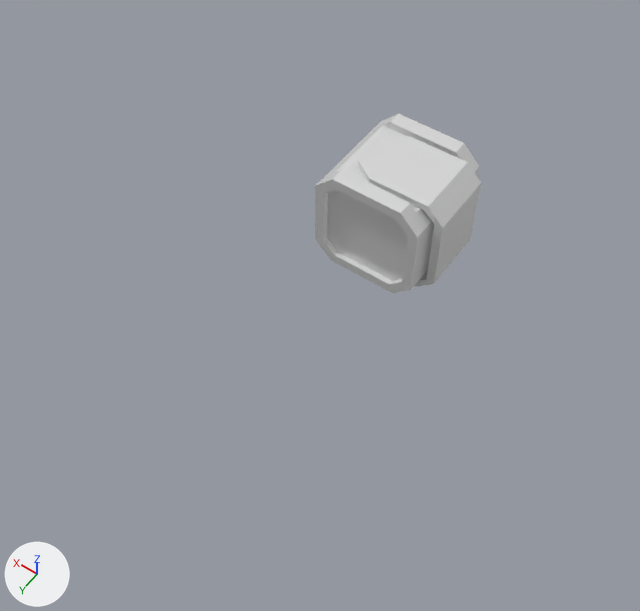
Two versions of the Blender file models/freighter01.blend, one commit apart.
Both versions are drawn from a 50 mm camera at (-5.28, 9.64, 11.08) aimed at (-0.07, 2.35, -0.38). Lighting does not change. The marker at lower left points along +X, +Y and +Z.

The first picture shows 'Clamp', 'Container'.
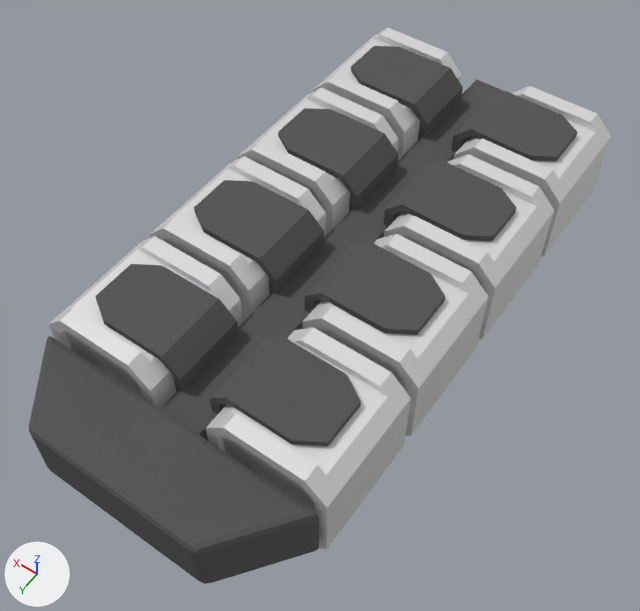
Commit message: continue work on freighter model

ob_cube_002 is not drawn itself; it is used by a modifier of ob_container.
ob_cube_004 is not drawn itself; it is used by a modifier of ob_clamp.

Where the change shows, as pixel boxes [x1, y1, x2, y2] in the pictures (640 x 611 px):
'Container', moved, modifiers changed: before [315, 113, 479, 293]; after [49, 28, 611, 549]
'Clamp', recoloured, moved, modifiers changed, rescaled (white to grey): before [358, 135, 481, 287]; after [95, 46, 577, 446]
'Bow', added: after [29, 336, 319, 584]
'Cube', added: after [161, 79, 505, 441]

The change, as a diff of the scene's bpy script:
```diff
--- a/models/freighter01.blend.py
+++ b/models/freighter01.blend.py
@@ me_cube_003 @@
 me_cube_003.from_pydata(...)  # 16 vertices, 10 faces; spans x -0.81..1.0, y -1.0..1.0, z -1.0..1.0
 # used by ob_clamp; location = (-0.43, 0.0, 0.0); scale = (1.0, 0.626, 1.0)
-me_cube_003.materials.append(mat_material)  # white #e7e7e7
+# me_cube_003 part 1: the whole mesh is scaled about its middle by (1, 0.626, 1)
+me_cube_003.materials.append(mat_hullmaterial)  # dark grey #565656
@@ me_plane @@
+me_plane.from_pydata([(-1.0, -1.0, 0.0), (1.0, -1.0, 0.0), (-1.0, 1.0, 0.0), (1.0, 1.0, 0.0)], [], [(0, 1, 3, 2)])
@@ me_cube_005 @@
+me_cube_005.from_pydata([(-2.48, -0.32, -0.61), (-2.48, -0.32, 0.61), (-1.5, 1.0, -0.61), (-1.5, 1.0, 0.61), (2.48, -0.32, -0.61), (2.48, -0.32, 0.61), (1.5, 1.0, -0.61), (1.5, 1.0, 0.61)], [], [(0, 1, 3, 2), (2, 3, 7, 6), (6, 7, 5, 4), (4, 5, 1, 0), (2, 6, 4, 0), (7, 3, 1, 5)])
+me_cube_005.materials.append(mat_hullmaterial)  # dark grey #565656
@@ ob_container @@
 ob_container = bpy.data.objects.new('Container', me_cube)
-ob_container.location = (0.0, 0.0, 0.0)
+ob_container.location = (1.5, -2.0, 0.0)
 _m = ob_container.modifiers.new('Boolean.001', 'BOOLEAN')
@@ ob_container @@
 _m = ob_container.modifiers.new('Boolean', 'BOOLEAN')
 _m.solver = 'FLOAT'
+_m = ob_container.modifiers.new('Array', 'ARRAY')
+_m.count = 4
+_m.use_constant_offset = True
+_m.constant_offset_displace = (0.0, 2.2, 0.0)
+_m.use_relative_offset = False
+_m.relative_offset_displace = (0.0, 2.0, 0.0)
+_m = ob_container.modifiers.new('Mirror', 'MIRROR')
+_m.mirror_object = ob_plane
@@ ob_clamp @@
 ob_clamp = bpy.data.objects.new('Clamp', me_cube_003)
-ob_clamp.location = (-0.43, 0.0, 0.0)
-ob_clamp.scale = (1.0, 0.626, 1.0)
+ob_clamp.location = (1.07, -2.0, 0.0)
 _m = ob_clamp.modifiers.new('Boolean', 'BOOLEAN')
@@ ob_clamp @@
 _m = ob_clamp.modifiers.new('Boolean', 'BOOLEAN')
 _m.solver = 'FLOAT'
+_m = ob_clamp.modifiers.new('Array', 'ARRAY')
+_m.count = 4
+_m.use_constant_offset = True
+_m.constant_offset_displace = (0.0, 2.2, 0.0)
+_m.use_relative_offset = False
+_m.relative_offset_displace = (0.0, 3.0, 0.0)
+_m = ob_clamp.modifiers.new('Mirror', 'MIRROR')
+_m.use_mirror_merge = False
+_m.mirror_object = ob_plane
@@ ob_cube_002 @@
 ob_cube_002 = bpy.data.objects.new('Cube.002', me_cube_002)
-ob_cube_002.location = (0.0, 0.0, 1.143)
+ob_cube_002.location = (1.5, -2.0, 1.143)
 ob_cube_002.scale = (1.24, 0.72, 0.277)
@@ ob_cube_004 @@
 ob_cube_004 = bpy.data.objects.new('Cube.004', me_cube_004)
-ob_cube_004.location = (-0.0834, 0.0, 0.0)
+ob_cube_004.location = (1.417, -2.0, 0.0)
 ob_cube_004.scale = (1.0, 1.23, 0.881)
@@ ob_plane @@
+ob_plane = bpy.data.objects.new('Plane', me_plane)
+ob_plane.location = (0.0, -2.0, 0.0)
@@ ob_cube @@
+ob_cube = bpy.data.objects.new('Cube', me_cube_006)  # a box spanning x -0.35..0.35, y -4.65..4.65, z -0.35..0.35; in mat_hullmaterial (dark grey #565656)
+ob_cube.location = (0.0, 1.25, 0.0)
@@ ob_bow @@
+ob_bow = bpy.data.objects.new('Bow', me_cube_005)  # modifiers BEVEL
+ob_bow.location = (0.0, 6.0, 0.0)
```
